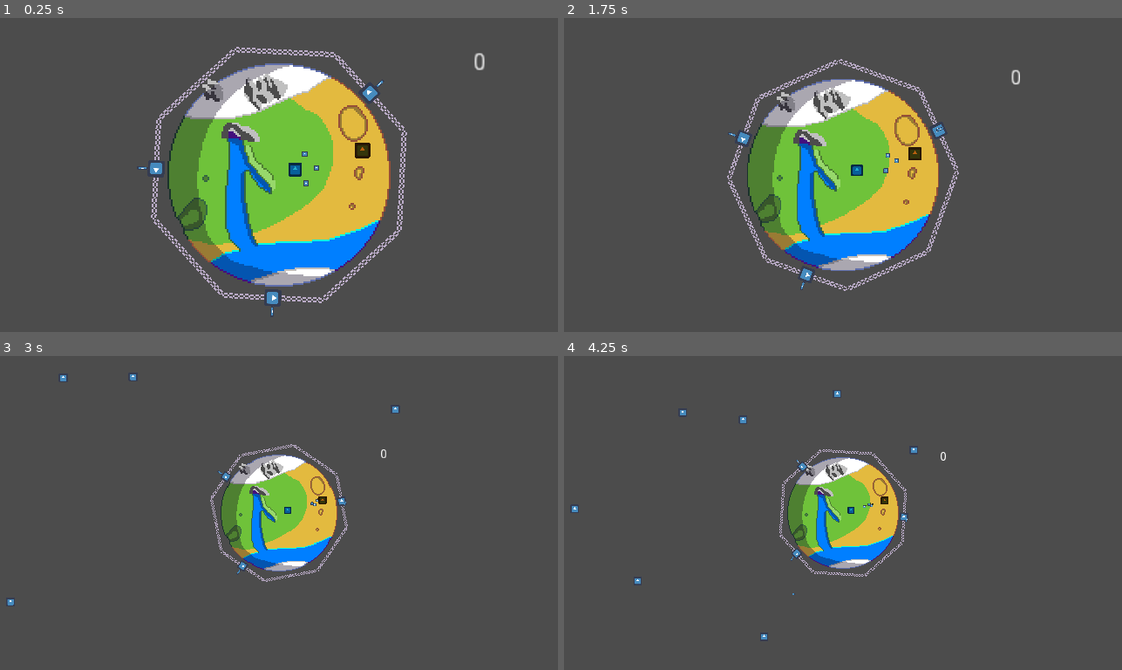
Above: before the commit, frames 1-4 (two rows, left to right).
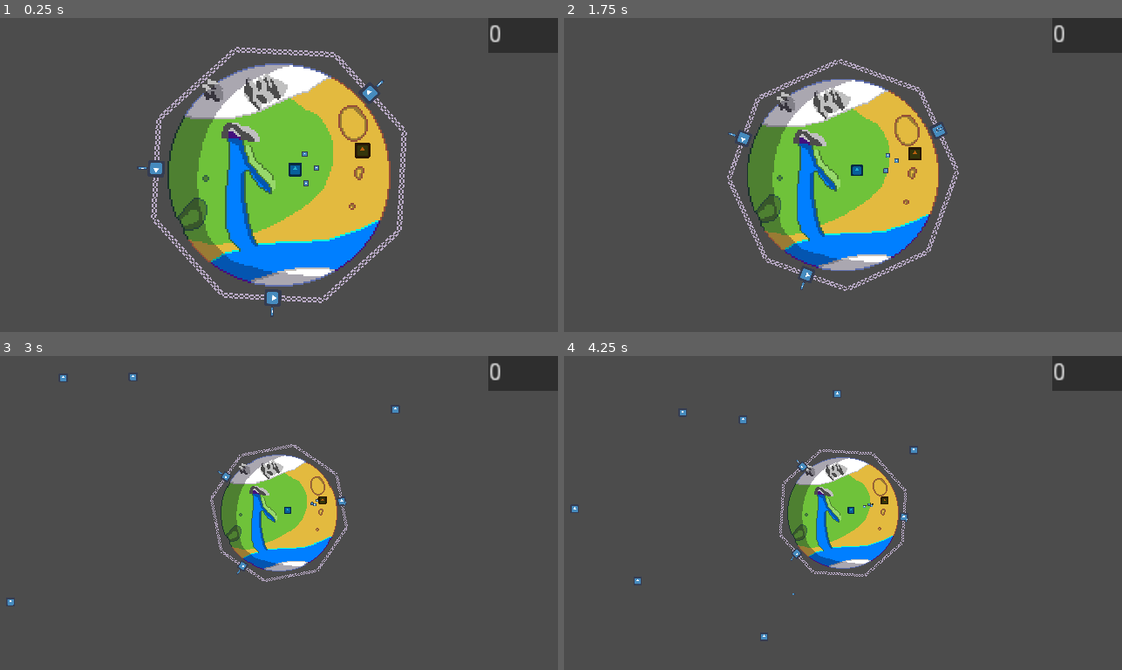
Above: after the commit, the same moments.

Repository: IgnacioMGarrido/BTP-GameJam
Game: Godot game, scene res://Scenes/MainScene.tscn
Two runs of this game, one before a commit and one after it. Both use one fixed random seed, a clock stepped at 60 frames per second and the inputs below. The engine's default icon, where the game draws it, is replaced by a stand-in: a white triangle on a blue panel in a dark square.
Inputs (mouse positions are in pixels of both pictures, inside the frame that each line leads up to):
- Up to frame 1 (0.25 s): no input
- Up to frame 2 (1.75 s): tap Enter (ui_accept) at 0.5, 0.77, 1.52 s; move the mouse to (854, 52) at 0.52 s; tap Z (zoom) at 0.6, 1.35 s; click (854, 52) at 0.67 s; move the mouse to (893, 143) at 1.27 s; click (893, 143) at 1.42 s
- Up to frame 3 (3 s): move the mouse to (390, 560) at 2.02 s; tap Z (zoom) at 2.1, 2.85 s; click (390, 560) at 2.17 s; move the mouse to (295, 572) at 2.77 s; click (295, 572) at 2.92 s
- Up to frame 4 (4.25 s): tap Enter (ui_accept) at 3.02, 3.77 s; move the mouse to (764, 607) at 3.52 s; tap Z (zoom) at 3.6 s; click (764, 607) at 3.67 s

The runs differ from the first frame. In frame 1, 1.4% of the frame differs, in the area x 85-100%, y 0-17%; in frame 2, 1.4%; in frame 3, 1.4%; in frame 4, 1.4%.

Commit message:
UI Control node now lets the mouse click pass through

Diff:
--- a/BTP-Game/Scenes/MainScene.tscn
+++ b/BTP-Game/Scenes/MainScene.tscn
@@ -1,26 +1,24 @@
 [gd_scene load_steps=6 format=2]
 
-[ext_resource path="res://Scenes/Planets/Planet.tscn" type="PackedScene" id=1]
-[ext_resource path="res://Scenes/Camera.tscn" type="PackedScene" id=2]
-[ext_resource path="res://Managers/MobSpawner.tscn" type="PackedScene" id=3]
-[ext_resource path="res://Managers/DefenseManager.tscn" type="PackedScene" id=4]
-[ext_resource path="res://Scenes/UserInterface/UI.tscn" type="PackedScene" id=5]
+[ext_resource path="res://Scenes/UserInterface/UI.tscn" type="PackedScene" id=1]
+[ext_resource path="res://Scenes/Planets/Planet.tscn" type="PackedScene" id=2]
+[ext_resource path="res://Scenes/Camera.tscn" type="PackedScene" id=3]
+[ext_resource path="res://Managers/MobSpawner.tscn" type="PackedScene" id=4]
+[ext_resource path="res://Managers/DefenseManager.tscn" type="PackedScene" id=5]
 
 [node name="MainScene" type="Node2D"]
 
-[node name="Planet" parent="." instance=ExtResource( 1 )]
+[node name="CanvasLayer" type="CanvasLayer" parent="."]
+
+[node name="UI" parent="CanvasLayer" instance=ExtResource( 1 )]
+
+[node name="Planet" parent="." instance=ExtResource( 2 )]
 position = Vector2( 160, 90 )
 
-[node name="Camera" parent="." instance=ExtResource( 2 )]
+[node name="Camera" parent="." instance=ExtResource( 3 )]
 position = Vector2( 160, 90 )
 current = true
 
-[node name="MobSpawner" parent="." instance=ExtResource( 3 )]
+[node name="MobSpawner" parent="." instance=ExtResource( 4 )]
 
-[node name="DefenseManager" parent="." instance=ExtResource( 4 )]
-
-[node name="UI" parent="." instance=ExtResource( 5 )]
-margin_left = 323.159
-margin_top = 11.579
-margin_right = 323.159
-margin_bottom = 11.579
+[node name="DefenseManager" parent="." instance=ExtResource( 5 )]
--- a/BTP-Game/Scenes/UserInterface/UI.tscn
+++ b/BTP-Game/Scenes/UserInterface/UI.tscn
@@ -5,20 +5,24 @@
 [node name="UI" type="Control"]
 anchor_right = 1.0
 anchor_bottom = 1.0
+mouse_filter = 2
 script = ExtResource( 1 )
 
-[node name="HBoxContainer" type="HBoxContainer" parent="."]
+[node name="ColorRect" type="ColorRect" parent="."]
 anchor_left = 1.0
 anchor_right = 1.0
-margin_left = -52.4726
-margin_top = -18.4804
-margin_right = 39.5274
-margin_bottom = 45.5196
+margin_left = -40.0
+margin_bottom = 20.0
+color = Color( 0, 0, 0, 0.396078 )
 
-[node name="current_minerals" type="Label" parent="HBoxContainer"]
-margin_top = 25.0
+[node name="HBoxContainer" type="HBoxContainer" parent="ColorRect"]
+anchor_right = 1.0
+anchor_bottom = 1.0
+
+[node name="current_minerals" type="Label" parent="ColorRect/HBoxContainer"]
+margin_top = 3.0
 margin_right = 8.0
-margin_bottom = 39.0
+margin_bottom = 17.0
 text = "0"
 align = 1
 valign = 1
--- a/BTP-Game/Scripts/UIController.gd
+++ b/BTP-Game/Scripts/UIController.gd
@@ -2,7 +2,7 @@
 
 onready var res_manager = get_node(Global.ResourceManager_path)
 
-onready var minerals_label = $"HBoxContainer/current_minerals"
+onready var minerals_label = $"ColorRect/HBoxContainer/current_minerals"
 
 func _ready():
 	minerals_label.text = "0"
--- a/BTP-Game/project.godot
+++ b/BTP-Game/project.godot
@@ -61,6 +61,11 @@
 window/stretch/mode="2d"
 window/stretch/aspect="keep"
 
+[global]
+
+canvas=false
+control=false
+
 [input]
 
 zoom={
